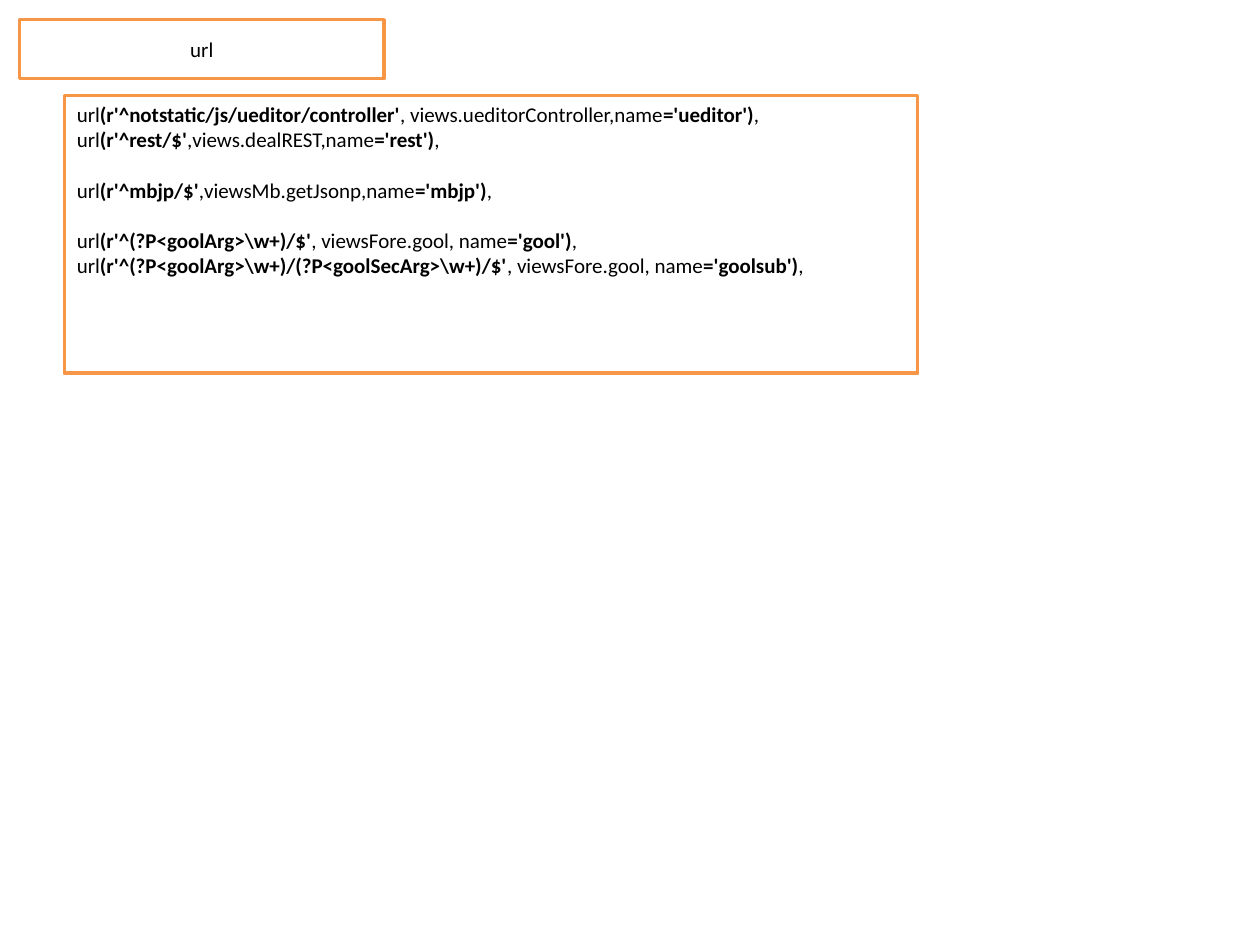
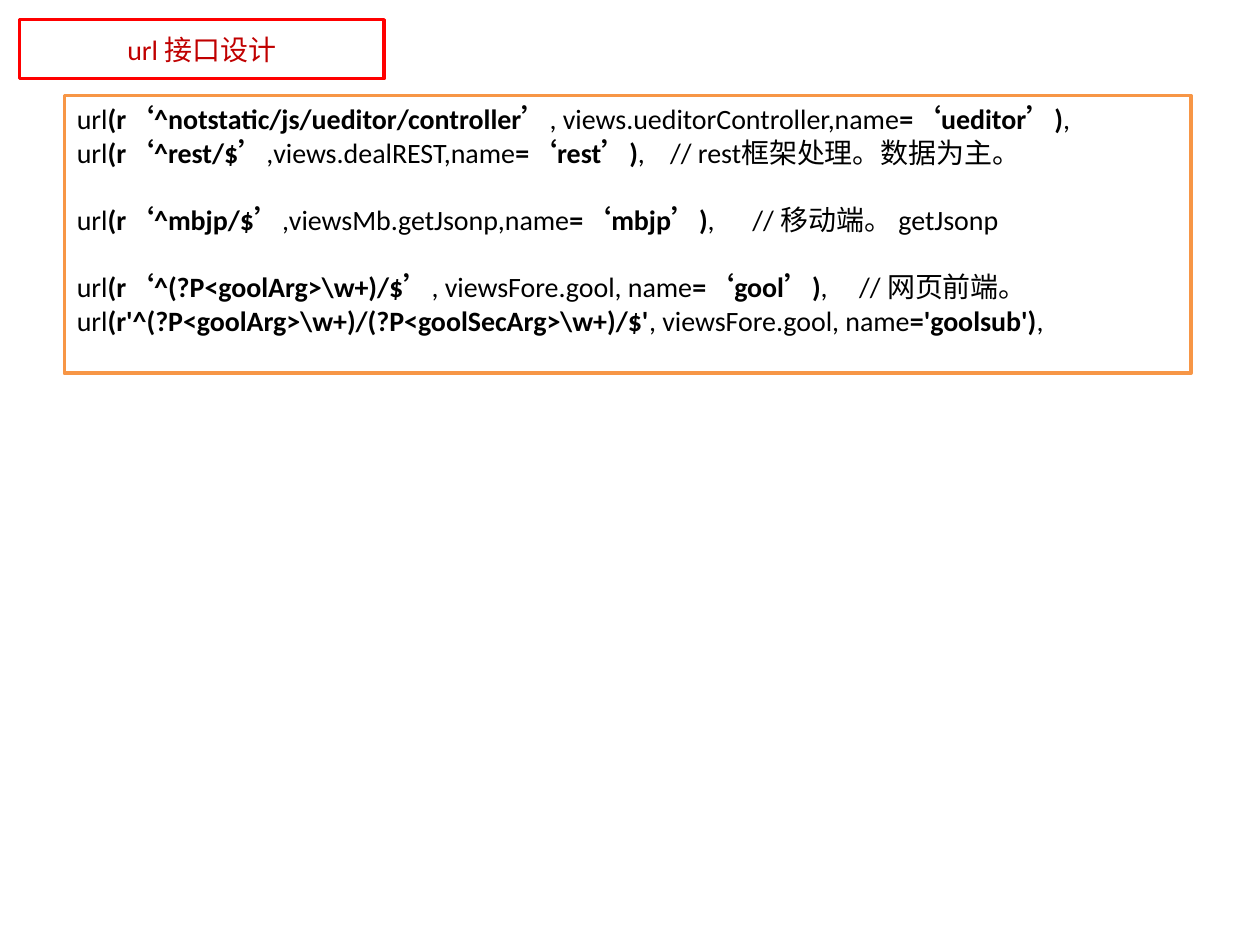
Before and after one commit to zhtdh/seoWeb, a slide deck: slide 7 of hierarchy.pptx (slide 3 before the commit). Drawn at 1260x945 pixels with LibreOffice and Linux fonts; fonts in the diff are those of the drawing. Boxes give left, top, right and bottom in pixels: in the first picture for what was removed or moved away, otherwise in the second. Text is boxed around its words. In the diff, an @@ line names an element or a change of style, - is before the commit and + after.

```diff
--- a/hierarchy.pptx
+++ b/hierarchy.pptx
@@ rectangle "url 接口设计" at (x1=20, y1=20, x2=384, y2=79): outline #F79646 2 pt to #FF0000 2 pt @@
@@ text in rectangle at (x1=127, y1=36, x2=276, y2=63): text changed; size 12 to 16 pt; text colour #000000 to #C00000 @@
-url
+url 接口设计
@@ rectangle "url(r‘^notstatic/js/ueditor/controller’, views.ueditorContro ..." resized from (x1=64, y1=96, x2=917, y2=373) to (x1=64, y1=96, x2=1191, y2=373) @@
@@ text in rectangle at (x1=77, y1=106, x2=1070, y2=336): text changed; size 12 to 16 pt @@
-url(r'^notstatic/js/ueditor/controller', views.ueditorController,name='ueditor'),
-url(r'^rest/$',views.dealREST,name='rest'),
-url(r'^mbjp/$',viewsMb.getJsonp,name='mbjp'),
-url(r'^(?P<goolArg>\w+)/$', viewsFore.gool, name='gool'),
-url(r'^(?P<goolArg>\w+)/(?P<goolSecArg>\w+)/$', viewsFore.gool, name='goolsub'),
+url(r‘^notstatic/js/ueditor/controller’, views.ueditorController,name=‘ueditor’),
+url(r‘^rest/$’,views.dealREST,name=‘rest’), // rest框架处理。数据为主。
+url(r‘^mbjp/$’,viewsMb.getJsonp,name=‘mbjp’), // 移动端。 getJsonp
+url(r‘^(?P<goolArg>\w+)/$’, viewsFore.gool, name=‘gool’), // 网页前端。
+url(r'^(?P<goolArg>\w+)/(?P<goolSecArg>\w+)/$', viewsFore.gool, name='goolsub'),
```
Also in this commit, not shown: 3 other slides changed, 7 slides added, 1 other file.
